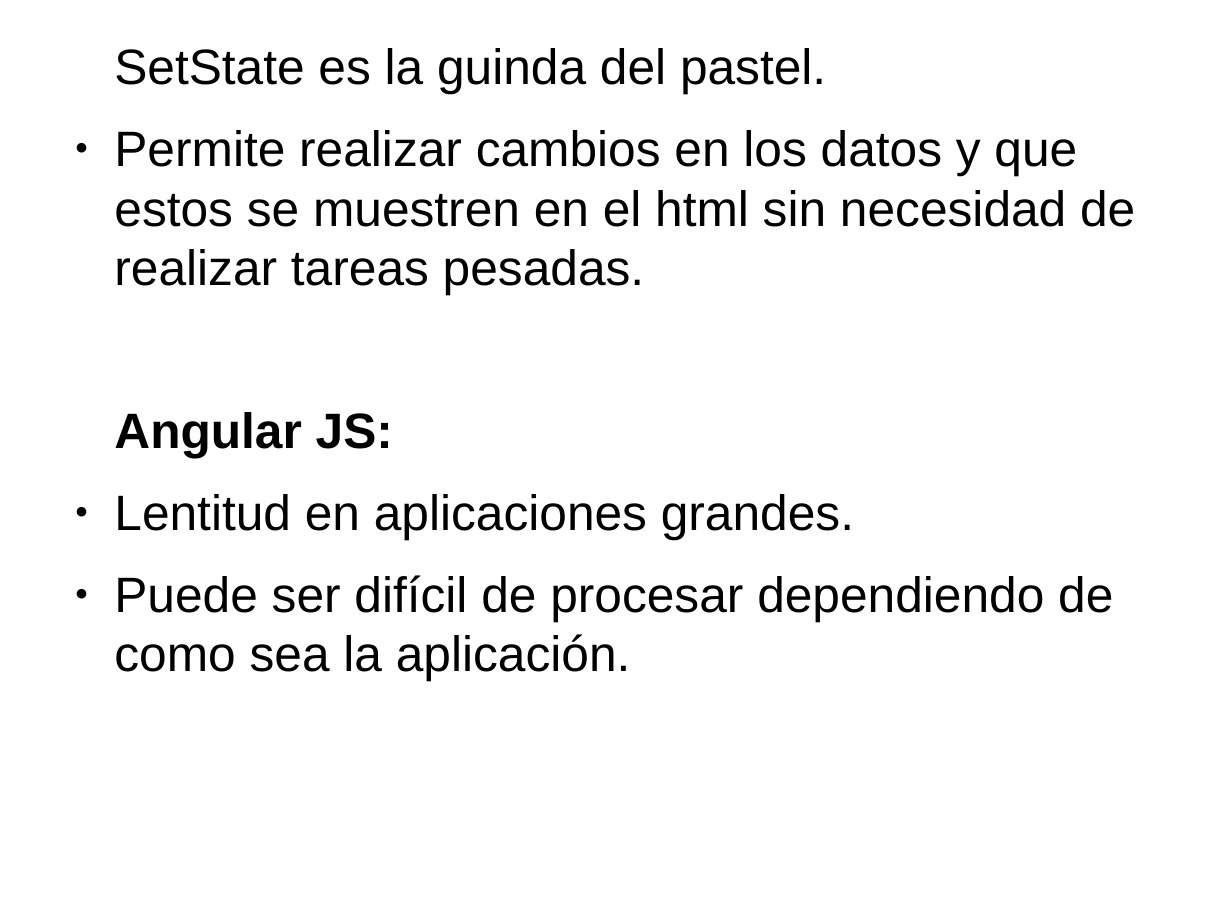
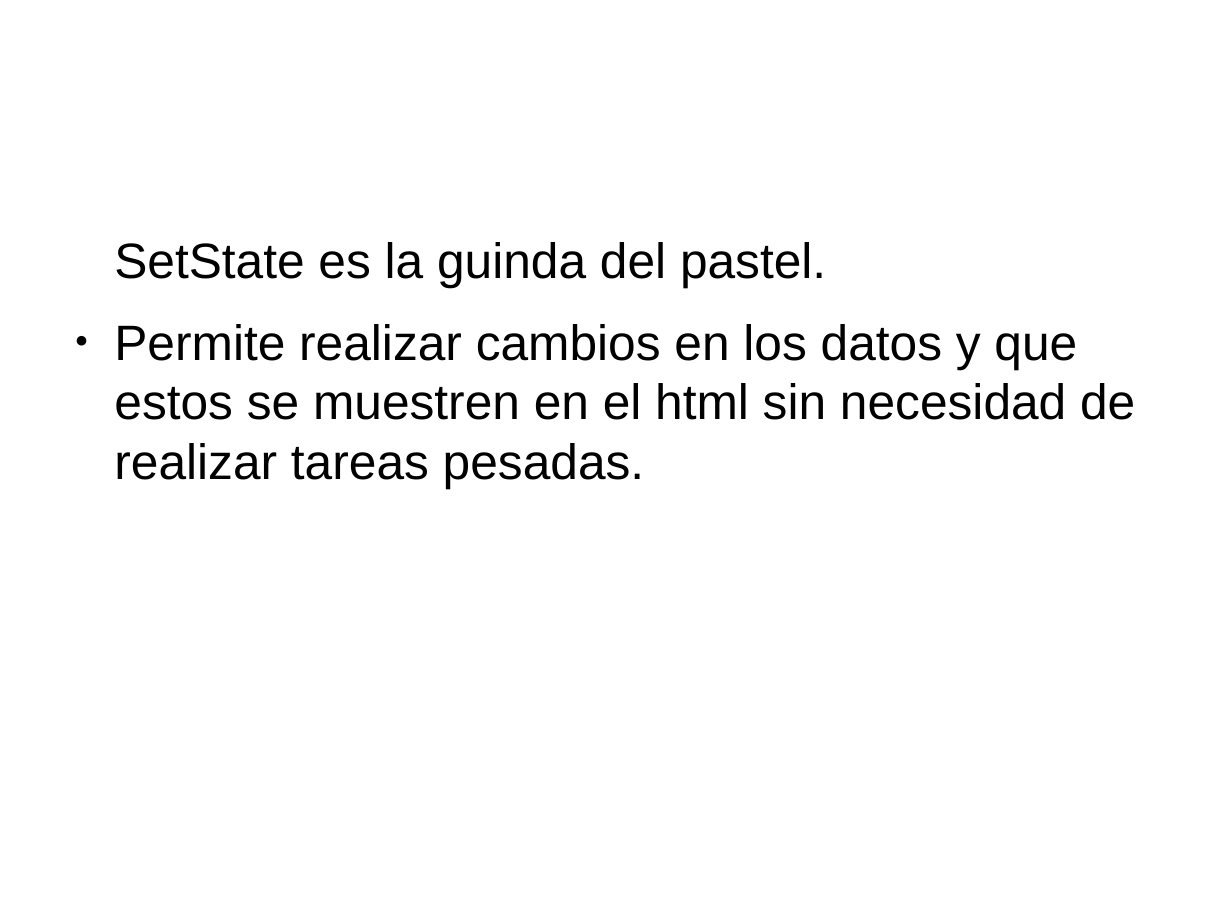
Before and after one commit to carlesnunez/reactjs-introduction, a slide deck: slide 20 of presentacion-RJS.odp. Drawn at 1232x924 pixels with LibreOffice and Linux fonts; fonts in the diff are those of the drawing. Boxes give left, top, right and bottom in pixels: in the first picture for what was removed or moved away, otherwise in the second. Text is boxed around its words. In the diff, an @@ line names an element or a change of style, - is before the commit and + after.

Commit message:
Modificados algunos datos de la presentacion

```diff
--- a/presentacion-RJS.odp
+++ b/presentacion-RJS.odp
@@ text "SetState es la guinda del ...": place and size @@
-text "SetState es la guinda del ..." at bbox=[114, 48, 1135, 681]
+text "SetState es la guinda del ..." at bbox=[114, 242, 1135, 488]
@@ text at bbox=[114, 412, 1113, 681]: paragraphs removed @@
-Angular JS:
-● Lentitud en aplicaciones grandes.
-● Puede ser difícil de procesar dependiendo de como sea la aplicación.
```
Also in this commit, not shown: 5 other slides changed, 5 other files.
